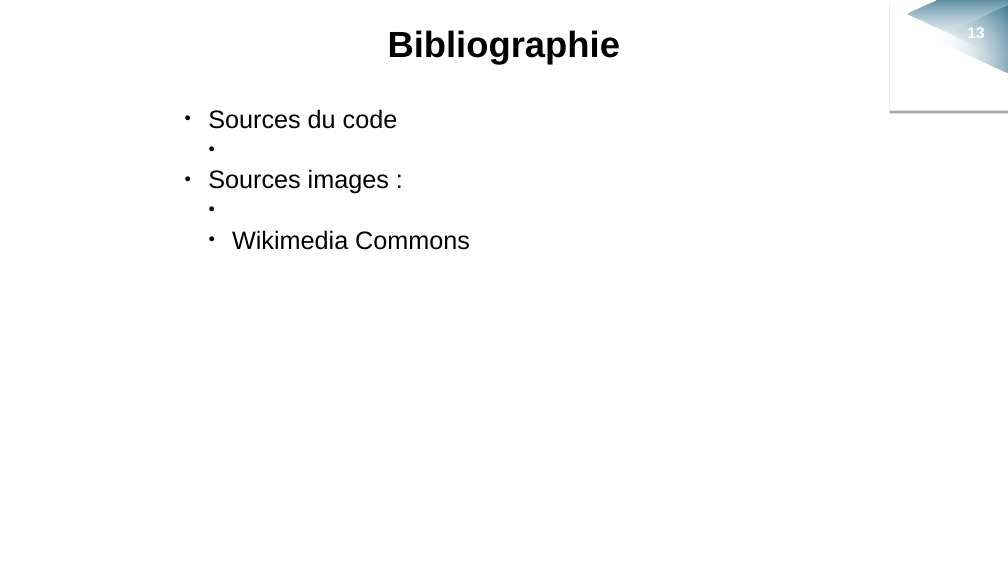
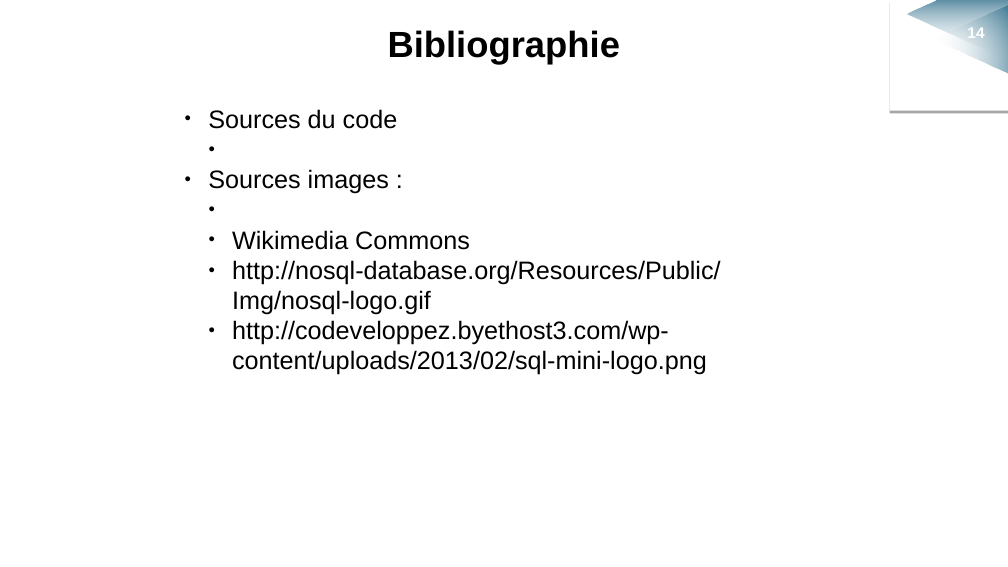
Before and after one commit to sizo0/BDAProject, a slide deck: slide 14 of Documents/Presentation/BDA_presentation.odp (slide 13 before the commit). Drawn at 1008x567 pixels with LibreOffice and Linux fonts; fonts in the diff are those of the drawing; background and template pictures are left out. Boxes give left, top, right and bottom in pixels: in the first picture for what was removed or moved away, otherwise in the second. Text is boxed around its words. In the diff, an @@ line names an element or a change of style, - is before the commit and + after.

```diff
--- a/Documents/Presentation/BDA_presentation.odp
+++ b/Documents/Presentation/BDA_presentation.odp
@@ page number at box(967, 28, 984, 38): text changed @@
-13
+14
@@ text at box(232, 260, 721, 375): paragraphs added @@
+  ● http://nosql-database.org/Resources/Public/Img/nosql-logo.gif
+  ● http://codeveloppez.byethost3.com/wp-content/uploads/2013/02/sql-mini-logo.png
```
Also in this commit, not shown: 2 other slides changed, 1 slide added, 1 other file.
